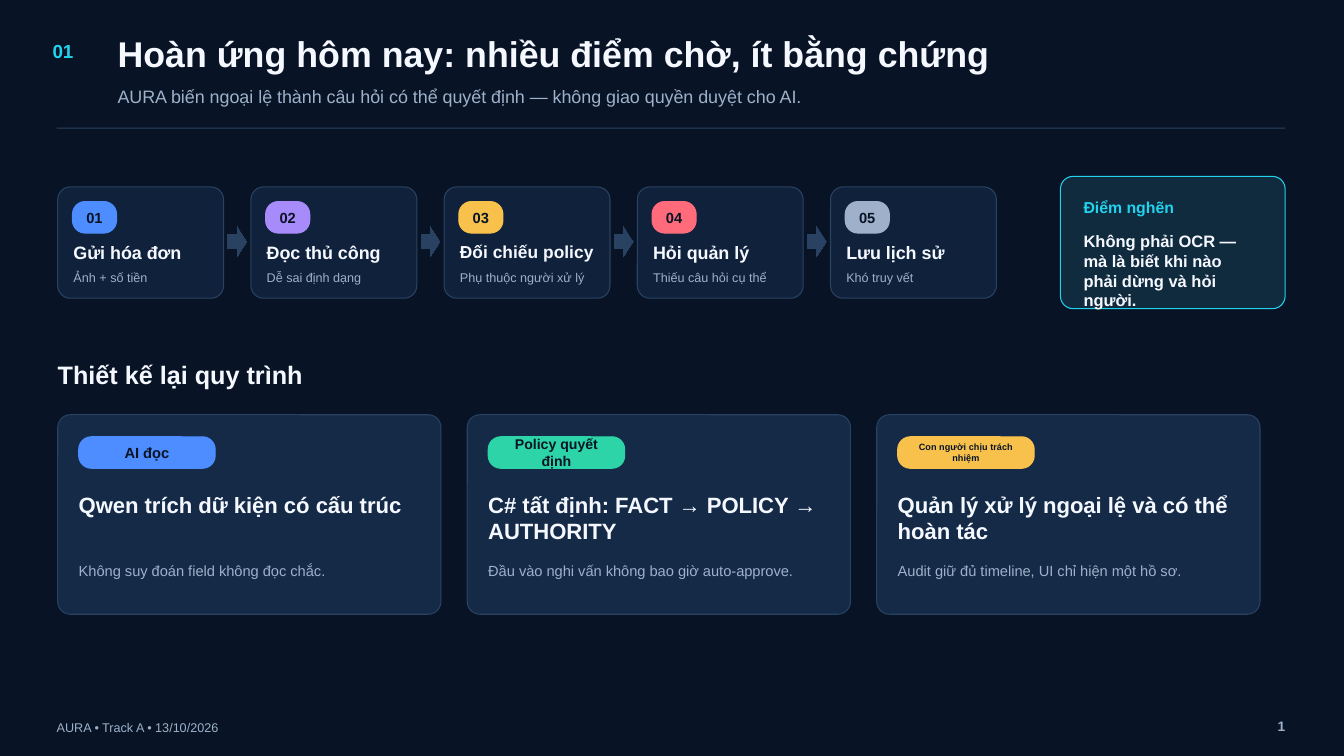
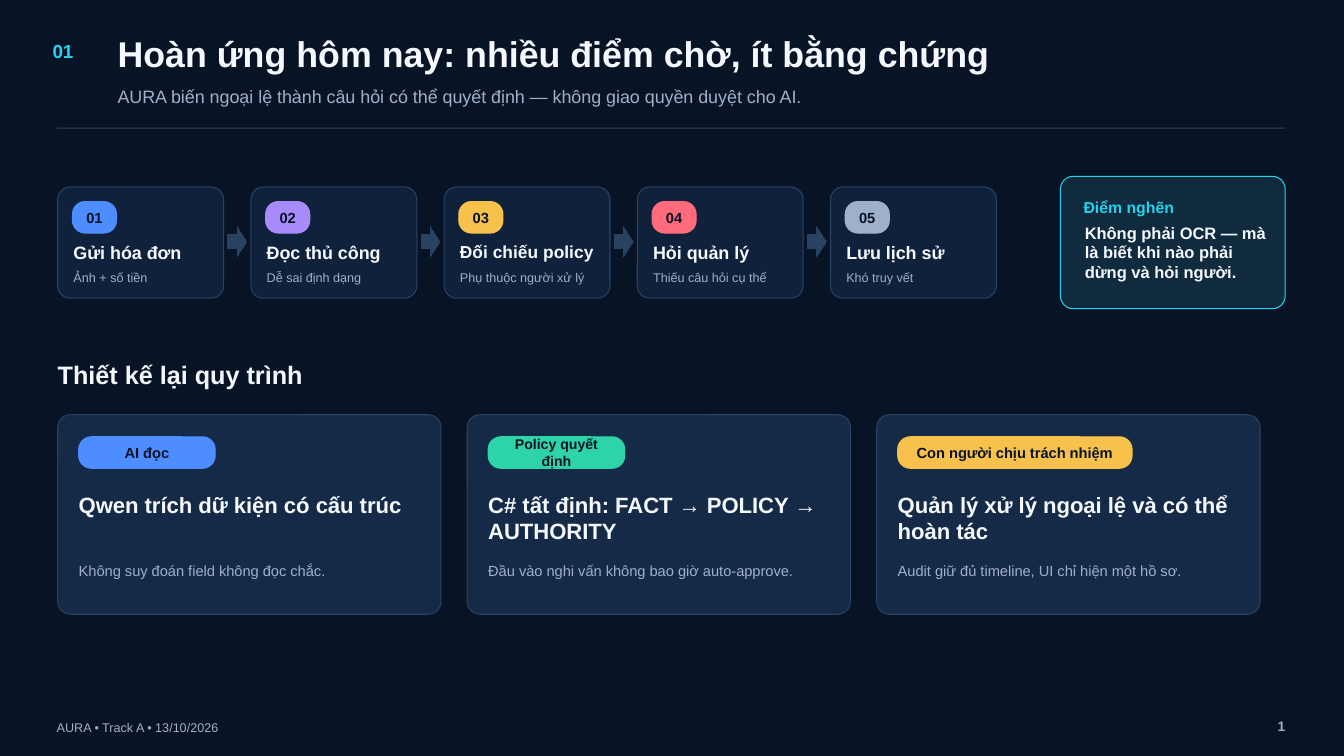
Before and after one commit to BondPhuPhamzZ/AURA, a slide deck: slide 1 of AURA/submission/AURA_5_SLIDES_FINAL_2026-10-13.pptx. Drawn at 1344x756 pixels with LibreOffice and Linux fonts; fonts in the diff are those of the drawing. Boxes give left, top, right and bottom in pixels: in the first picture for what was removed or moved away, otherwise in the second. Text is boxed around its words. In the diff, an @@ line names an element or a change of style, - is before the commit and + after.

```diff
--- a/AURA/submission/AURA_5_SLIDES_FINAL_2026-10-13.pptx
+++ b/AURA/submission/AURA_5_SLIDES_FINAL_2026-10-13.pptx
@@ text "Không phải OCR — mà ..." rewrapped from <box>1084,234,1221,290</box> to <box>1085,226,1266,282</box> @@
@@ rounded rectangle "Con người chịu trách nhiệm": place and size @@
-rounded rectangle "Con người chịu trách nhiệm" at <box>898,437,1034,468</box>
+rounded rectangle "Con người chịu trách nhiệm" at <box>898,437,1133,468</box>
@@ rounded rectangle "Con người chịu trách nhiệm" at <box>898,437,1133,468</box>: size 6.6 to 10.5 pt @@
```
Also in this commit, not shown: 41 other files.
